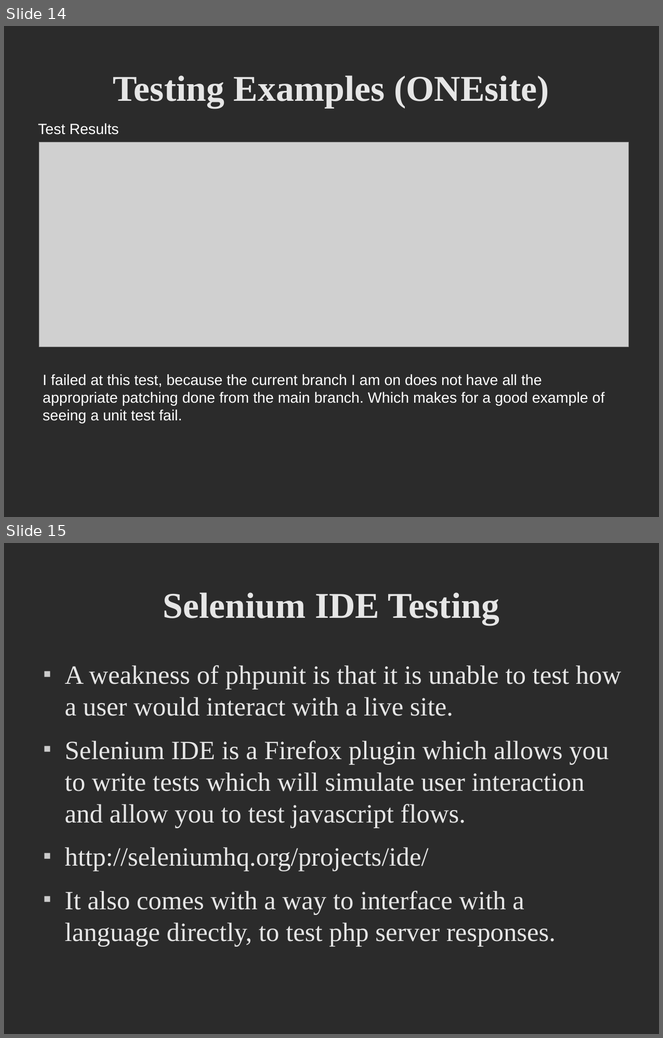
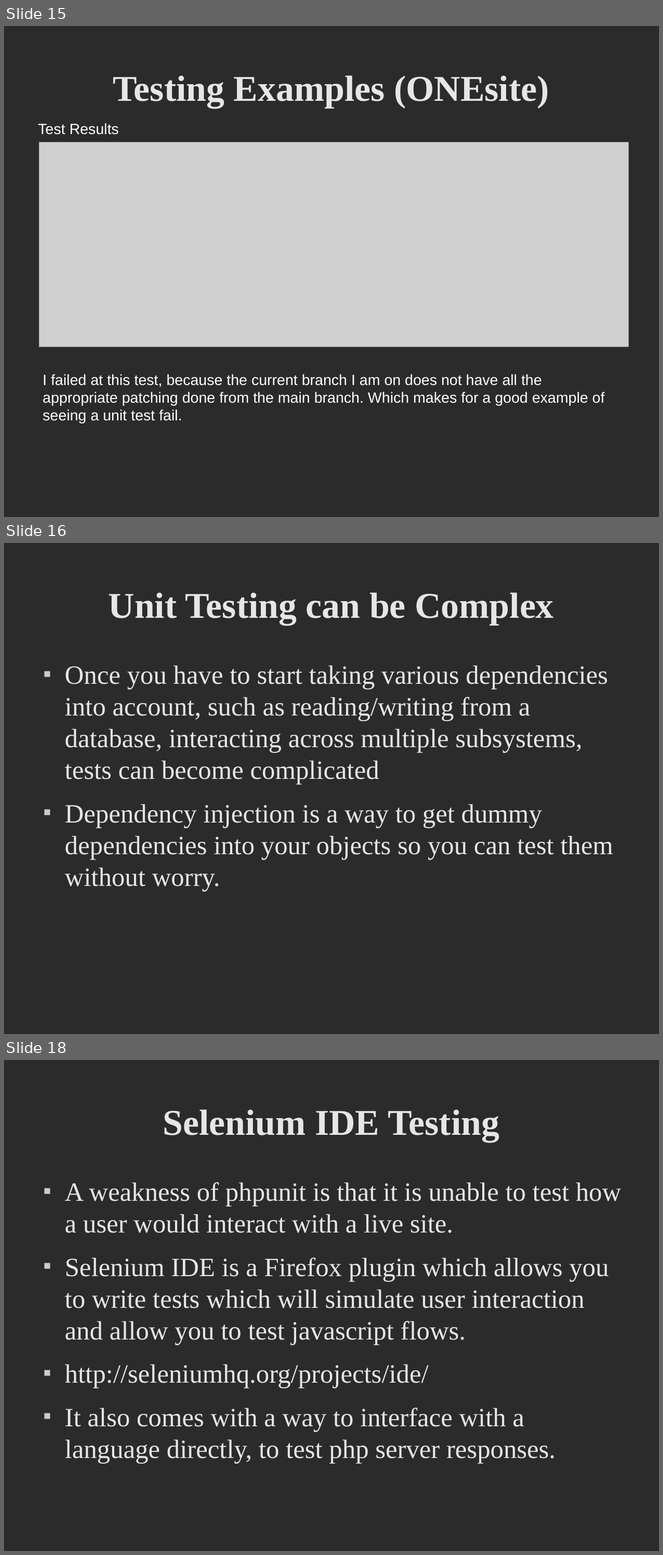
Before and after one commit to dfanica/onesite-unit-test-demo, a slide deck: public/files/presentation.odp. Shown one above the other, each under a label of ours: slides 14 and 15 before the commit, slides 15, 16 and 18 after it; the slides between them are not shown. The pictures are 663x1038 and 663x1555 pixels, drawn with LibreOffice and Linux fonts; fonts in the diff are those of the drawing; grey boxes stand for pictures; background and template pictures are left out; a plain dark background stands for a picture behind light text. Boxes give left, top, right and bottom in pixels: in the first picture for what was removed or moved away, otherwise in the second. Text is boxed around its words. In the diff, an @@ line names an element or a change of style, - is before the commit and + after.

```diff
--- a/public/files/presentation.odp
+++ b/public/files/presentation.odp
@@ slide 16 added at bbox=[4, 543, 659, 1034], background picture (left out) @@
@@ title added at bbox=[109, 592, 554, 625], 44 pt, text #E6E6E6, bold @@
+Unit Testing can be Complex
@@ text added at bbox=[65, 665, 613, 891], 32 pt, text #E6E6E6 @@
+■ Once you have to start taking various dependencies into account, such as reading/writing from a database, interacting across multiple subsystems, tests can become complicated
+■ Dependency injection is a way to get dummy dependencies into your objects so you can test them without worry.
@@ what was slide 14 is now slide 15 @@
@@ what was slide 15 is now slide 18 @@
```
Also in this commit, not shown: 2 slides changed, 5 other slides added, 2 slides removed, 1 other file.
